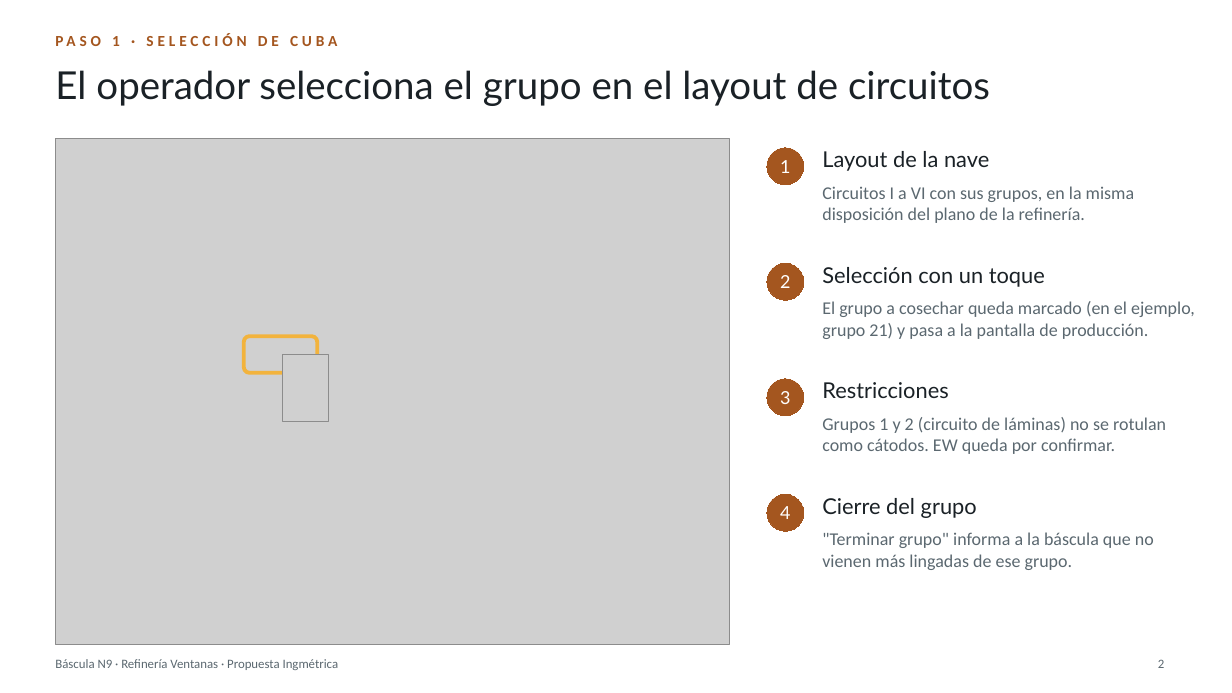
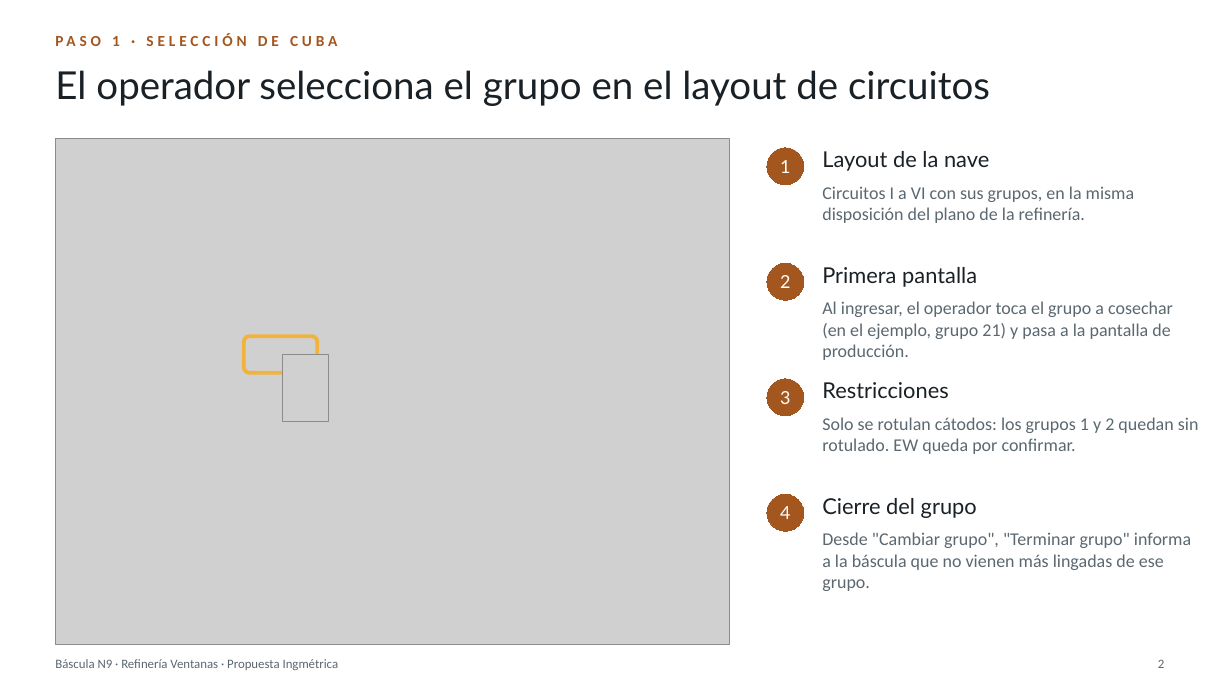
Before and after one commit to BortegaING/Codelco-Proyecto, a slide deck: slide 2 of presentacion/Bascula-N9-Ventanas.pptx. Drawn at 1232x693 pixels with LibreOffice and Linux fonts; fonts in the diff are those of the drawing; grey boxes stand for pictures. Boxes give left, top, right and bottom in pixels: in the first picture for what was removed or moved away, otherwise in the second. Text is boxed around its words. In the diff, an @@ line names an element or a change of style, - is before the commit and + after.

```diff
--- a/presentacion/Bascula-N9-Ventanas.pptx
+++ b/presentacion/Bascula-N9-Ventanas.pptx
@@ text at (x1=822, y1=267, x2=977, y2=287): text changed @@
-Selección con un toque
+Primera pantalla
@@ text at (x1=822, y1=301, x2=1173, y2=360): text changed @@
-El grupo a cosechar queda marcado (en el ejemplo, grupo 21) y pasa a la pantalla de producción.
+Al ingresar, el operador toca el grupo a cosechar (en el ejemplo, grupo 21) y pasa a la pantalla de producción.
@@ text at (x1=822, y1=417, x2=1199, y2=454): text changed @@
-Grupos 1 y 2 (circuito de láminas) no se rotulan como cátodos. EW queda por confirmar.
+Solo se rotulan cátodos: los grupos 1 y 2 quedan sin rotulado. EW queda por confirmar.
@@ text at (x1=822, y1=532, x2=1191, y2=591): text changed @@
-"Terminar grupo" informa a la báscula que no vienen más lingadas de ese grupo.
+Desde "Cambiar grupo", "Terminar grupo" informa a la báscula que no vienen más lingadas de ese grupo.
```
Also in this commit, not shown: 10 other files.
